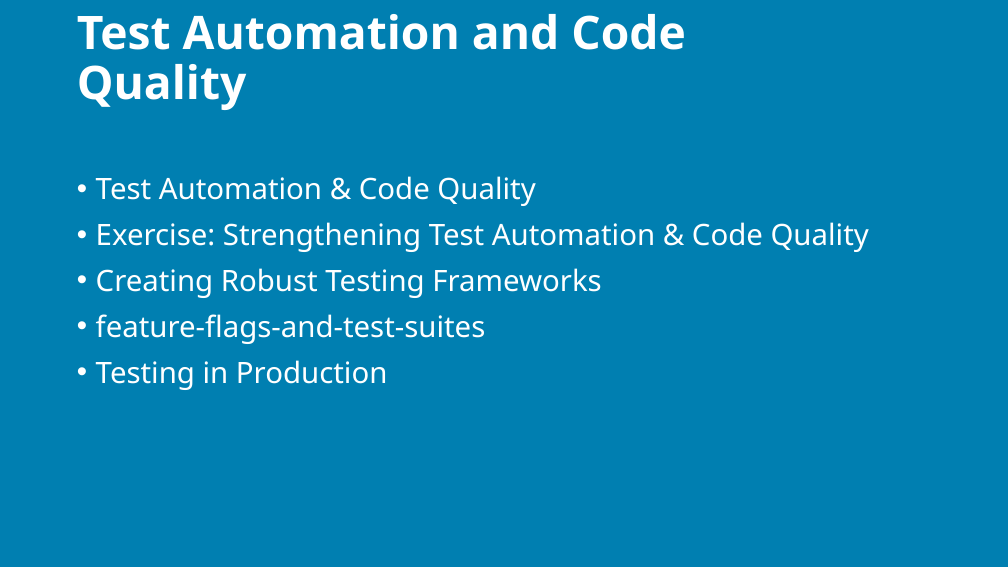
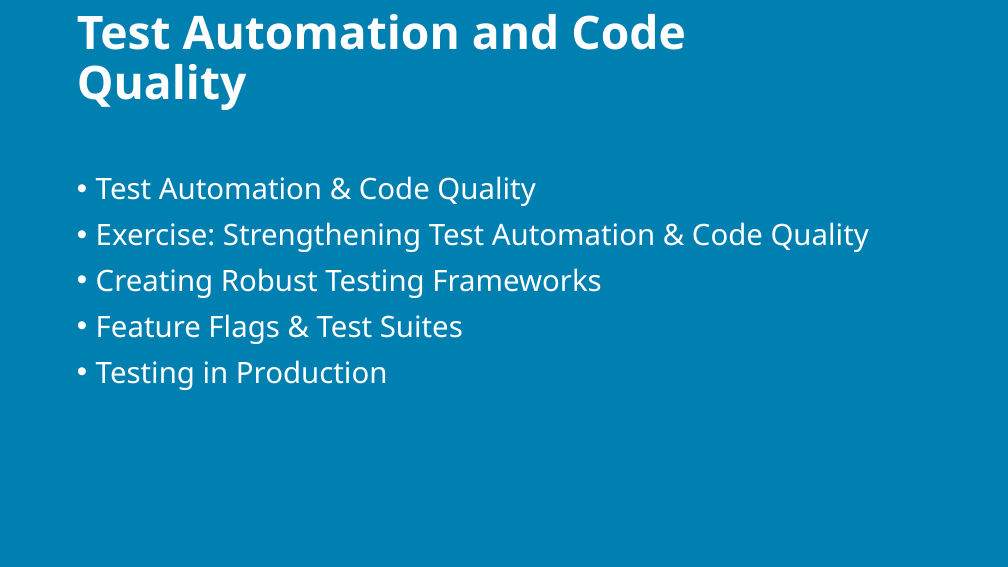
Before and after one commit to j0hnnymiller/AI-Assisted-Software-Development, a slide deck: slide 129 of Slides/output/aiasd-311-tuesday-draft.pptx (slide 123 before the commit). Drawn at 1008x567 pixels with LibreOffice and Linux fonts; fonts in the diff are those of the drawing; background and template pictures are left out. Boxes give left, top, right and bottom in pixels: in the first picture for what was removed or moved away, otherwise in the second. Text is boxed around its words. In the diff, an @@ line names an element or a change of style, - is before the commit and + after.

```diff
--- a/Slides/output/aiasd-311-tuesday-draft.pptx
+++ b/Slides/output/aiasd-311-tuesday-draft.pptx
@@ text at (96, 314, 463, 344): text changed @@
-• feature-flags-and-test-suites
+• Feature Flags & Test Suites
```
Also in this commit, not shown: 9 other slides changed, 18 slides added, 1 slide removed, 16 other files.
